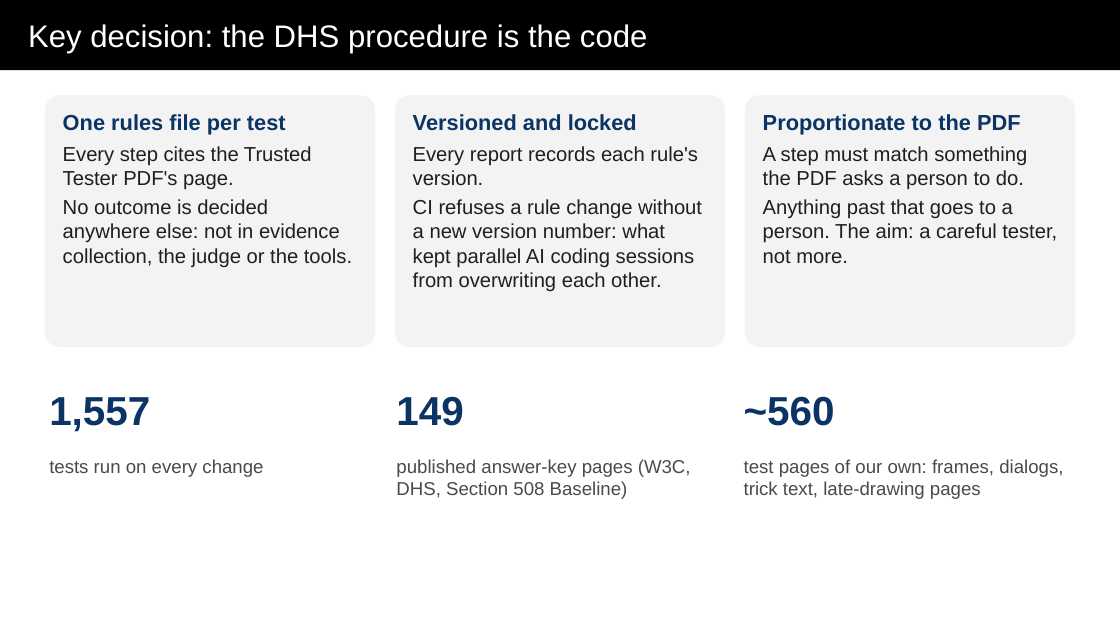
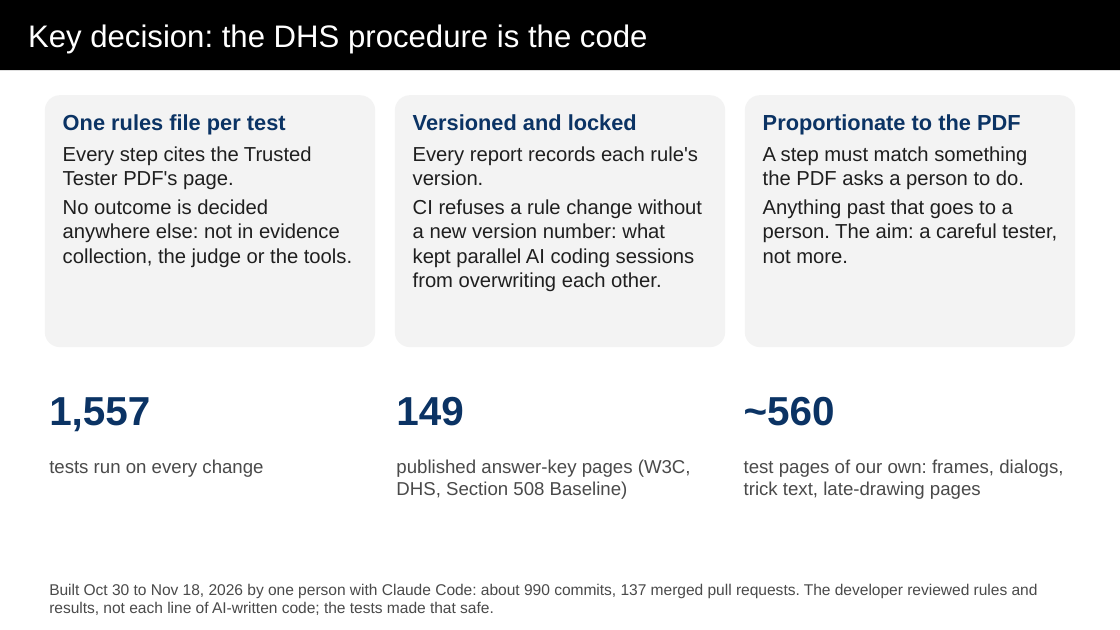
Before and after one commit to abbybowman/tobi508, a slide deck: slide 7 of docs/hackathon/out/TOBI-deck.pptx. Drawn at 1120x630 pixels with LibreOffice and Linux fonts; fonts in the diff are those of the drawing. Boxes give left, top, right and bottom in pixels: in the first picture for what was removed or moved away, otherwise in the second. Text is boxed around its words. In the diff, an @@ line names an element or a change of style, - is before the commit and + after.

```diff
--- a/docs/hackathon/out/TOBI-deck.pptx
+++ b/docs/hackathon/out/TOBI-deck.pptx
@@ text added at box(49, 583, 1038, 615), 10 pt, text #4A4A4A @@
+Built Oct 30 to Nov 18, 2026 by one person with Claude Code: about 990 commits, 137 merged pull requests. The developer reviewed rules and results, not each line of AI-written code; the tests made that safe.
```
Also in this commit, not shown: 10 other slides changed, 3 other files.
